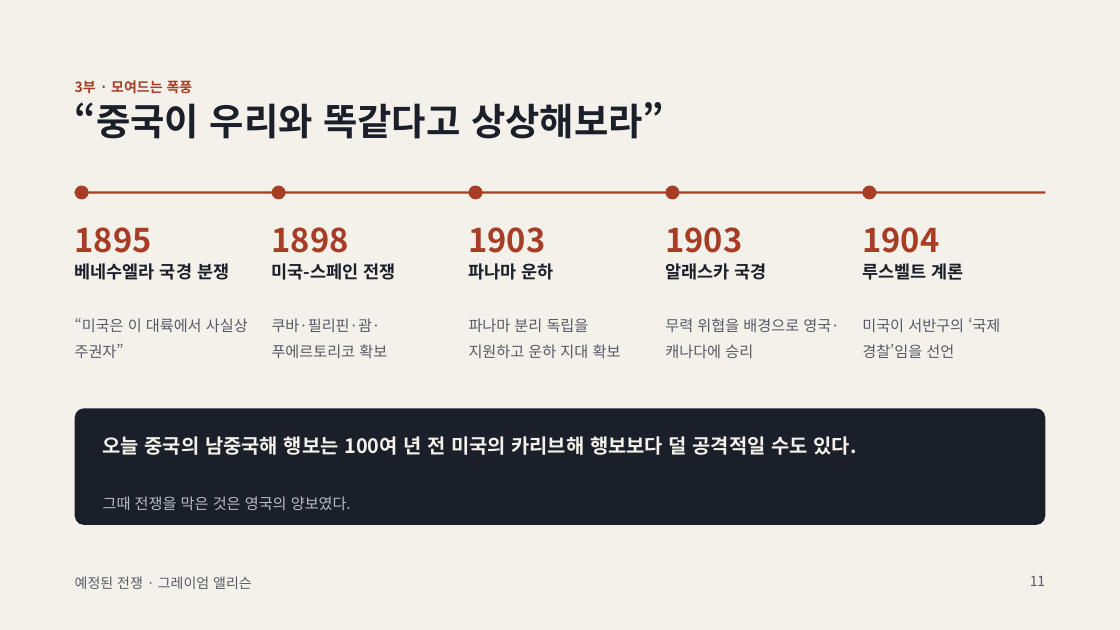
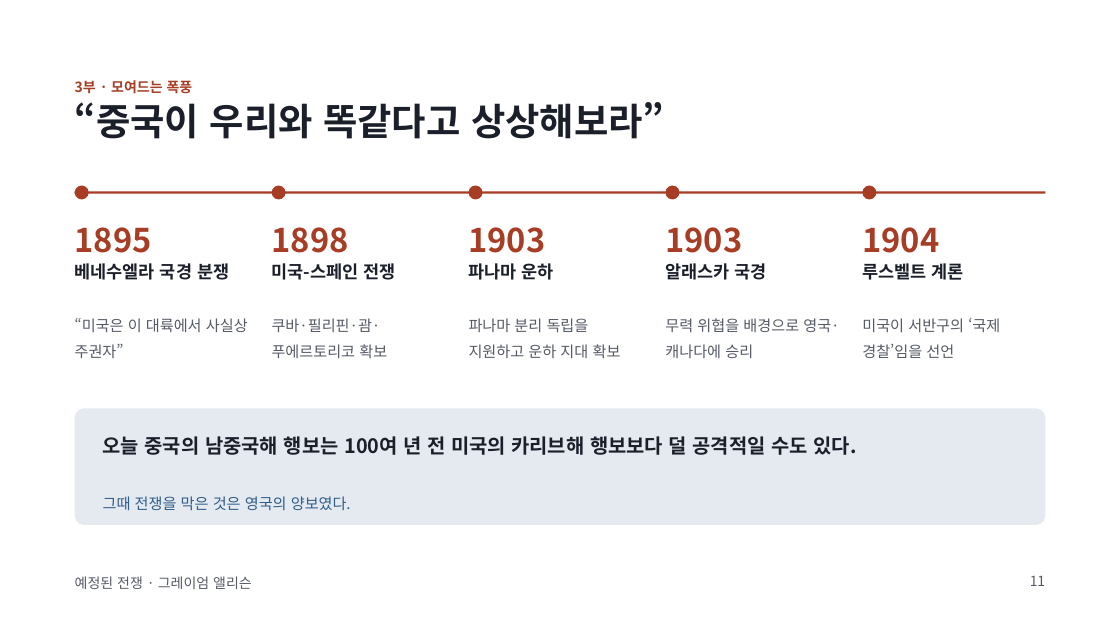
Before and after one commit to hpark1947/Politics, a slide deck: slide 11 of 발표자료/예정된 전쟁.pptx. Drawn at 1120x630 pixels with LibreOffice and Linux fonts; fonts in the diff are those of the drawing. Boxes give left, top, right and bottom in pixels: in the first picture for what was removed or moved away, otherwise in the second. Text is boxed around its words. In the diff, an @@ line names an element or a change of style, - is before the commit and + after.

```diff
--- a/발표자료/예정된 전쟁.pptx
+++ b/발표자료/예정된 전쟁.pptx
@@ background #F4F1EA to #FFFFFF @@
@@ rounded rectangle at bbox=[75, 408, 1046, 525]: fill #1B1F2A to #E4EAF0 @@
@@ text "오늘 중국의 남중국해 행보는 100여 ..." at bbox=[103, 436, 856, 455]: text colour #F4F1EA to #1B1F2A @@
@@ text "그때 전쟁을 막은 것은 영국의 ..." at bbox=[103, 496, 351, 510]: text colour #B9BCC6 to #2F5D8A @@
```
Also in this commit, not shown: 19 other slides changed.
